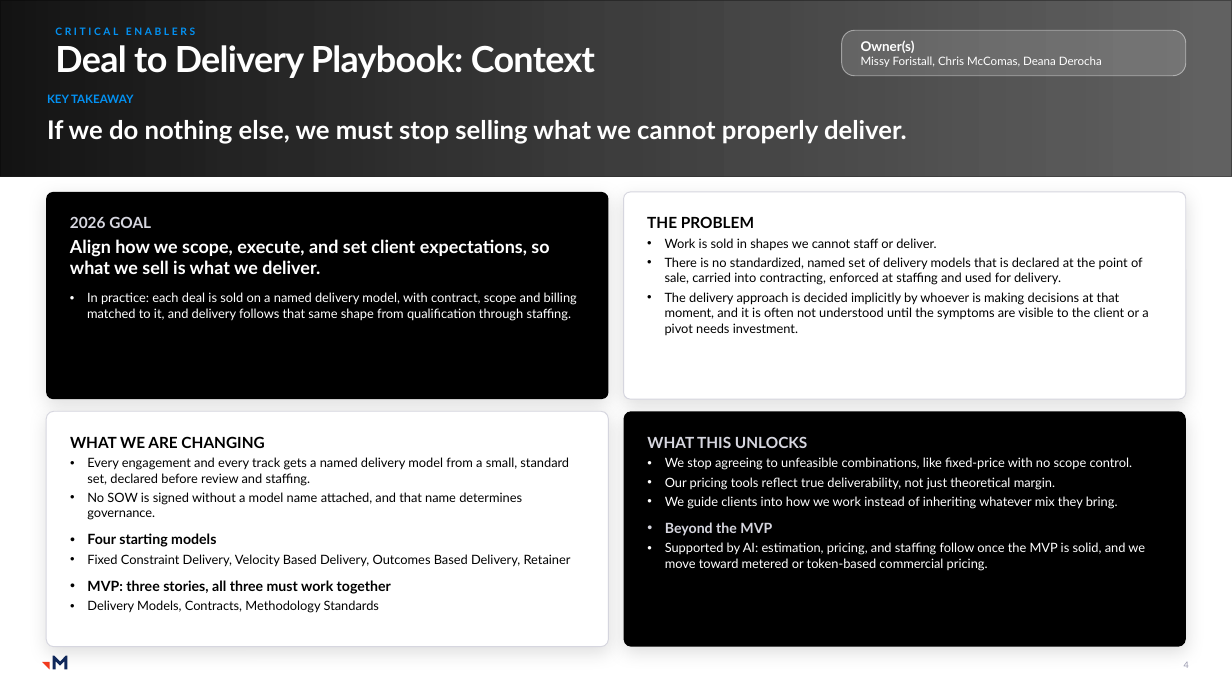
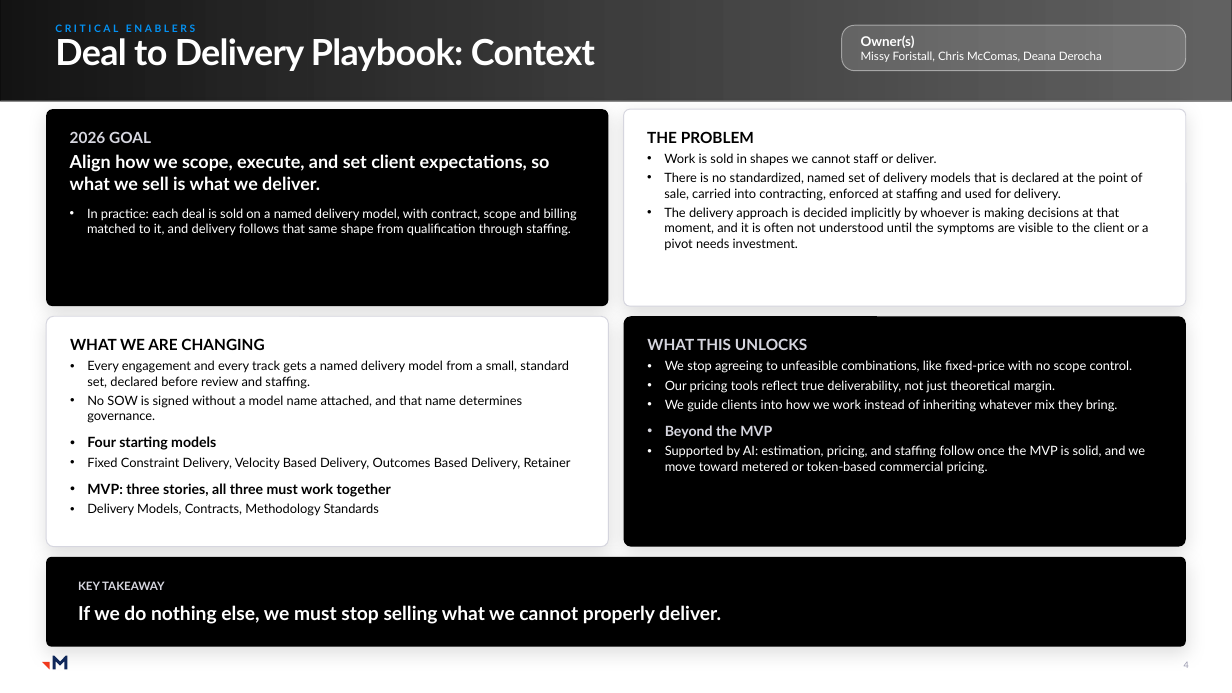
Before and after one commit to RachelHarrisMerkle/BasicMerkle, a slide deck: slide 4 of Play-to-Win_Recap_Ops_REDESIGNED.pptx. Drawn at 1232x693 pixels with LibreOffice and Linux fonts; fonts in the diff are those of the drawing; grey boxes stand for pictures. Boxes give left, top, right and bottom in pixels: in the first picture for what was removed or moved away, otherwise in the second. Text is boxed around its words. In the diff, an @@ line names an element or a change of style, - is before the commit and + after.

```diff
--- a/Play-to-Win_Recap_Ops_REDESIGNED.pptx
+++ b/Play-to-Win_Recap_Ops_REDESIGNED.pptx
@@ rectangle: place and size @@
-rectangle at [0, 0, 1232, 177]
+rectangle at [0, 0, 1232, 101]
@@ picture: place and size @@
-picture at [0, 0, 1232, 177]
+picture at [0, 0, 1232, 101]
@@ rounded rectangle "Owner(s)": place and size @@
-rounded rectangle "Owner(s)" at [842, 30, 1186, 76]
+rounded rectangle "Owner(s)" at [842, 25, 1186, 70]
@@ title "Deal to Delivery Playbook: Context": place and size @@
-title "Deal to Delivery Playbook: Context" at [55, 45, 595, 78]
+title "Deal to Delivery Playbook: Context" at [55, 38, 595, 71]
@@ rounded rectangle "2026 GOAL": place and size @@
-rounded rectangle "2026 GOAL" at [46, 192, 608, 399]
+rounded rectangle "2026 GOAL" at [46, 109, 608, 306]
@@ rounded rectangle "THE PROBLEM": place and size @@
-rounded rectangle "THE PROBLEM" at [624, 192, 1186, 399]
+rounded rectangle "THE PROBLEM" at [624, 109, 1186, 306]
@@ rounded rectangle "WHAT WE ARE CHANGING": place and size @@
-rounded rectangle "WHAT WE ARE CHANGING" at [46, 411, 608, 647]
+rounded rectangle "WHAT WE ARE CHANGING" at [46, 316, 608, 546]
@@ rounded rectangle "WHAT THIS UNLOCKS": place and size @@
-rounded rectangle "WHAT THIS UNLOCKS" at [624, 411, 1186, 647]
+rounded rectangle "WHAT THIS UNLOCKS" at [624, 316, 1186, 546]
@@ rounded rectangle "KEY TAKEAWAY": place and size @@
-rounded rectangle "KEY TAKEAWAY" at [47, 94, 907, 144]
+rounded rectangle "KEY TAKEAWAY" at [46, 557, 1186, 647]
@@ rounded rectangle "KEY TAKEAWAY" at [46, 557, 1186, 647]: text colour #0391F2 to #D6D6DF in "KEY TAKEAWAY"; size 20 to 15 pt in "If we do nothing else, we must ..."; vertical alignment top to middle; fill none to #000000; shadow on @@
```
Also in this commit, not shown: 4 other slides changed, 1 other file.
